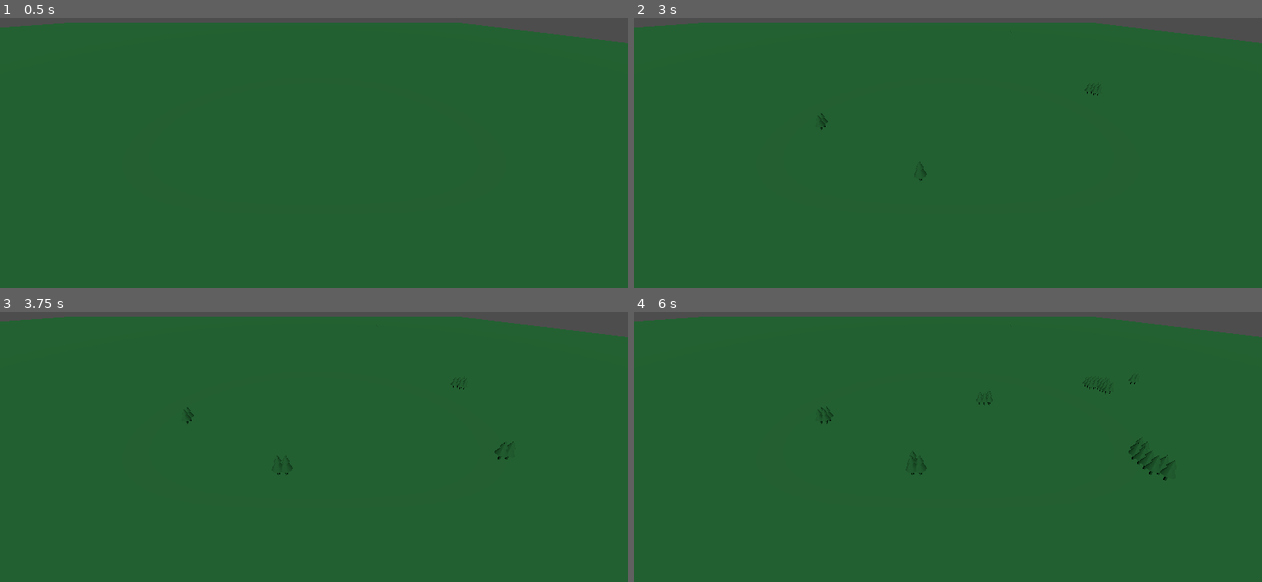
Above: before the commit, frames 1-4 (two rows, left to right).
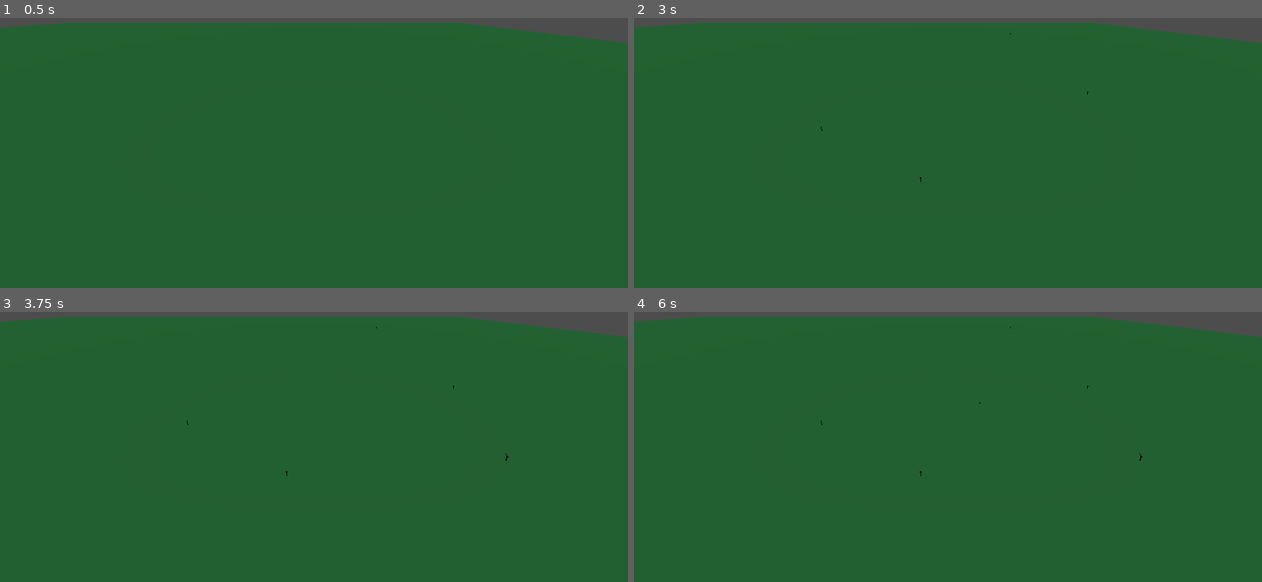
Above: after the commit, the same moments.

Repository: IsaacdmDunn/Terracorp-NGO
Game: Godot game, scene res://Scenes/Game.tscn
Two runs of this game, one before a commit and one after it. Both use one fixed random seed, a clock stepped at 60 frames per second and the inputs below. The project has no main scene, so this scene is started directly.
Inputs (mouse positions are in pixels of both pictures, inside the frame that each line leads up to):
- Up to frame 1 (0.5 s): no input
- Up to frame 2 (3 s): tap Enter at 0.5, 2 s; move the mouse to (1086, 93) at 0.52 s; press the mouse at (1086, 93) at 0.53 s; tap Space at 1.25, 2.75 s; move the mouse to (822, 128) at 1.27 s; release the mouse at (822, 128) at 1.28 s; click (822, 128) at 1.35 s; move the mouse to (1010, 34) at 2.02 s; press the mouse at (1010, 34) at 2.03 s; move the mouse to (916, 182) at 2.77 s; release the mouse at (916, 182) at 2.78 s; click (916, 182) at 2.85 s
- Up to frame 3 (3.75 s): tap Enter at 3.5 s; move the mouse to (502, 457) at 3.52 s; press the mouse at (502, 457) at 3.53 s
- Up to frame 4 (6 s): tap Space at 4.25 s; move the mouse to (759, 352) at 4.27 s; release the mouse at (759, 352) at 4.28 s; click (759, 352) at 4.35 s; move the mouse to (979, 406) at 5.02 s; press the mouse at (979, 406) at 5.03 s; move the mouse to (853, 317) at 5.77 s; release the mouse at (853, 317) at 5.78 s; click (853, 317) at 5.85 s

Frame 1 is identical in both runs. In frame 2, less than 0.1% of the frame differs, in the area x 29-75%, y 5-61%; in frame 3, 0.1%; in frame 4, 0.3%, in the area x 29-87%, y 5-63%.

Commit message:
plant lifecycle

Diff:
--- /dev/null
+++ b/terracorp-ngo/Models/medianPlants.tres
@@ -0,0 +1,12 @@
+[gd_resource type="MeshLibrary" load_steps=2 format=3 uid="uid://b3xghgixg6b7j"]
+
+[ext_resource type="ArrayMesh" uid="uid://cbbv0q6wnh02e" path="res://Models/testyearling.obj" id="1_g1gyi"]
+
+[resource]
+item/0/name = "Test Yearling"
+item/0/mesh = ExtResource("1_g1gyi")
+item/0/mesh_transform = Transform3D(1, 0, 0, 0, 1, 0, 0, 0, 1, 0, 0, 0)
+item/0/mesh_cast_shadow = 1
+item/0/shapes = []
+item/0/navigation_mesh_transform = Transform3D(1, 0, 0, 0, 1, 0, 0, 0, 1, 0, 0, 0)
+item/0/navigation_layers = 1
--- /dev/null
+++ b/terracorp-ngo/Models/smallPlants.tres
@@ -0,0 +1,12 @@
+[gd_resource type="MeshLibrary" load_steps=2 format=3 uid="uid://c38upr3r3g3c"]
+
+[ext_resource type="ArrayMesh" uid="uid://h2k17ehbcgaq" path="res://Models/testsapling.obj" id="1_mt1o1"]
+
+[resource]
+item/0/name = "Test Sapling"
+item/0/mesh = ExtResource("1_mt1o1")
+item/0/mesh_transform = Transform3D(1, 0, 0, 0, 1, 0, 0, 0, 1, 0, 0, 0)
+item/0/mesh_cast_shadow = 1
+item/0/shapes = []
+item/0/navigation_mesh_transform = Transform3D(1, 0, 0, 0, 1, 0, 0, 0, 1, 0, 0, 0)
+item/0/navigation_layers = 1
--- a/terracorp-ngo/Scenes/Game.tscn
+++ b/terracorp-ngo/Scenes/Game.tscn
@@ -1,8 +1,10 @@
-[gd_scene load_steps=9 format=3 uid="uid://dsd1rafh33ei8"]
+[gd_scene load_steps=11 format=3 uid="uid://dsd1rafh33ei8"]
 
 [ext_resource type="Script" uid="uid://caxg5liixr3bo" path="res://Scripts/Data/MapData.gd" id="1_iukft"]
+[ext_resource type="MeshLibrary" uid="uid://c38upr3r3g3c" path="res://Models/smallPlants.tres" id="2_b2bpf"]
 [ext_resource type="Script" uid="uid://cq6t8tljjui5u" path="res://Scripts/Control/PlayerCameraControl.gd" id="2_gl6un"]
 [ext_resource type="MeshLibrary" uid="uid://cxbbgd3dnmdhx" path="res://Models/new_mesh_library.tres" id="2_j5yw3"]
+[ext_resource type="MeshLibrary" uid="uid://b3xghgixg6b7j" path="res://Models/medianPlants.tres" id="3_7lihs"]
 
 [sub_resource type="Gradient" id="Gradient_iukft"]
 
@@ -35,16 +37,22 @@
 [node name="Moss" type="GridMap" parent="Map Container"]
 
 [node name="Small Plants1" type="GridMap" parent="Map Container"]
+mesh_library = ExtResource("2_b2bpf")
 
 [node name="Small Plants2" type="GridMap" parent="Map Container"]
+mesh_library = ExtResource("2_b2bpf")
 
 [node name="Small Plants3" type="GridMap" parent="Map Container"]
+mesh_library = ExtResource("2_b2bpf")
 
 [node name="Small Plants4" type="GridMap" parent="Map Container"]
+mesh_library = ExtResource("2_b2bpf")
 
 [node name="Med Plants1" type="GridMap" parent="Map Container"]
+mesh_library = ExtResource("3_7lihs")
 
 [node name="Med Plants2" type="GridMap" parent="Map Container"]
+mesh_library = ExtResource("3_7lihs")
 
 [node name="Trees" type="GridMap" parent="Map Container"]
 mesh_library = ExtResource("2_j5yw3")
--- a/terracorp-ngo/Scripts/Characters/Plant.gd
+++ b/terracorp-ngo/Scripts/Characters/Plant.gd
@@ -9,3 +9,21 @@
 var plantType: PlantType
 var modelID = 0
 var plantName = ""
+var growthAmount = 0
+var fertileAllowed = false
+
+func Ready() -> void:
+	plantType = PlantType.SmallPlant
+	health = 10
+	growthAmount = 0
+	fertileAllowed = false
+func Update():
+	growthAmount +=10
+	if growthAmount > 250:
+		plantType = PlantType.MedianPlant
+	elif growthAmount > 100:
+		plantType = PlantType.TreePlant
+	if growthAmount > 500:
+		fertileAllowed = true
+	health-=1
+	pass
--- a/terracorp-ngo/Scripts/Data/MapData.gd
+++ b/terracorp-ngo/Scripts/Data/MapData.gd
@@ -4,8 +4,10 @@
 var Maps: Array[GridMap]
 var Tiles: Array[Tile]
 var heightNoise = NoiseTexture2D.new()
+
+
 func _ready() -> void:
-	add_to_group("MapData2")
+	add_to_group("MapData")
 	InitResourcePerlinMap()
 	InitMaps()
 	InitTiles()
@@ -41,14 +43,16 @@
 	print(pos)
 	var testTree = Node3D.new()
 	testTree.set_script(load("res://Scripts/Characters/Trees/TestTree.gd"))
-	$Trees.set_cell_item(Vector3i(pos.x,0,pos.z),0,0)
-	Tiles[(pos.x * Mapsize.x) + pos.z].plants[7] = testTree
-
+	Maps[6].set_cell_item(Vector3i(pos.x,0,pos.z),0,0)
+	Tiles[(pos.x * Mapsize.x) + pos.z].plants[4] = testTree
+	Tiles[(pos.x * Mapsize.x) + pos.z].plants[4].Ready()
+	Tiles[(pos.x * Mapsize.x) + pos.z].plants[4].growthAmount = 50
 func PosInMapBounds(pos):
 	if pos.x > Mapsize.x-1 or pos.y > Mapsize.y-1 or pos.x < 0 or pos.y < 0:
 		return false
 	else:
 		return true
+
 func UpdateMap():
 	for i in 128:
 		Tiles[count + i].UpdateTile()
@@ -81,7 +85,7 @@
 				nutrientsToAdd.SoilNutrients.append(Vector2(nutrientTypes, heightNoise.noise.get_noise_2d(x + (nutrientTypes + 1 * Mapsize.x),y + (nutrientTypes + 1 * Mapsize.y)))) #change to perlin
 			tileToAdd.nutrients = nutrientsToAdd
 			tileToAdd.tilePosition = Vector2i(x,y)
-			tileToAdd.mapRef = get_tree().get_first_node_in_group("MapData2")
+			tileToAdd.mapRef = get_tree().get_first_node_in_group("MapData")
 			tileToAdd._ready()
 			Tiles.append(tileToAdd)
 
--- a/terracorp-ngo/Scripts/Data/Tile.gd
+++ b/terracorp-ngo/Scripts/Data/Tile.gd
@@ -16,9 +16,45 @@
 		plants.append(null)
 
 func UpdateTile():
+	for p in plants.size():
+		if plants[p] != null:
+
+			if plants[p].fertileAllowed == true:
+				SpreadPlant()
+			plants[p].Update()
+			UpdatePlant(p)
+
+
+
+#adds plant to layer on tile
+func AddPlant(plantLayer: int, plant:Plant):
+	plants[plantLayer] = plant
+	plants[plantLayer].Ready()
+
+#updates plant
+func UpdatePlant(plantID):
+	#grow from small plant to med
+	if plants[plantID].plantType == plants[plantID].PlantType.MedianPlant:
+		if plants[6] == null:
+			plants[6] = plants[plantID]
+			mapRef.get_child(3).set_cell_item(Vector3i(tilePosition.x,0,tilePosition.y),-1,0)
+			mapRef.get_child(6).set_cell_item(Vector3i(tilePosition.x,0,tilePosition.y),0,0)
+			KillPlant(plants[plantID], plantID)
+	#grow med plant to large
+	elif plants[plantID].plantType == plants[plantID].PlantType.TreePlant:
+		if plants[7] == null:
+			plants[7] = plants[plantID]
+			mapRef.get_child(6).set_cell_item(Vector3i(tilePosition.x,0,tilePosition.y),-1,0)
+			mapRef.get_child(9).set_cell_item(Vector3i(tilePosition.x,0,tilePosition.y),0,0)
+			KillPlant(plants[plantID], plantID)
+	elif plants[plantID].health < 0:
+		KillPlant(plants[plantID],plantID)
+
+#spreads plant when fertile
+func SpreadPlant():
 	if tilePosition.y < mapRef.Mapsize.y-1 and tilePosition.x < mapRef.Mapsize.x-1 and tilePosition.x > -1 and tilePosition.y > -1:
 		for i in plants.size():
-			if randi_range(1,1) == 1 and plants[i] != null: #if ready to grow and tile has plant
+			if randi_range(1,8) == 1 and plants[i] != null: #if ready to grow and tile has plant
 				#spread to adj
 				var rNum = randi_range(0,3)
 				if rNum == 0:
@@ -30,12 +66,14 @@
 				if rNum == 3:
 					SpreadPlantToAdjTile(Vector2i(0,-1), i)
 
-#adds plant to layer on tile
-func AddPlant(plantLayer: int, plant:Plant):
-	plants[plantLayer] = plant
-
 #sets plant to adj tile
 func SpreadPlantToAdjTile(posOffset: Vector2i, plantLayer: int):
 	var pos = (tilePosition.x * mapRef.Mapsize.x) + (tilePosition.y)
 	mapRef.Tiles[pos + (posOffset.x * mapRef.Mapsize.x) + posOffset.y].AddPlant(plantLayer, plants[plantLayer])
-	mapRef.get_child(9).set_cell_item(Vector3i(tilePosition.x + posOffset.x,0,tilePosition.y + posOffset.y),0,0)
+	mapRef.get_child(3).set_cell_item(Vector3i(tilePosition.x + posOffset.x,0,tilePosition.y + posOffset.y),0,0)
+
+#kills plant
+func KillPlant(plant, plantLayer:int):
+	plant = null
+	mapRef.get_child(plantLayer - 2).set_cell_item(Vector3i(tilePosition.x,0,tilePosition.y),-1,0)
+	plants[plantLayer] = null
Not shown, added: terracorp-ngo/Models/testsapling.mtl
Not shown, added: terracorp-ngo/Models/testsapling.obj
Not shown, added: terracorp-ngo/Models/testsapling.obj.import
Not shown, added: terracorp-ngo/Models/testyearling.mtl
Not shown, added: terracorp-ngo/Models/testyearling.obj
Not shown, added: terracorp-ngo/Models/testyearling.obj.import
Not shown, added: terracorp-ngo/Models/testsapling.blend
Not shown, added: terracorp-ngo/Models/testyearling.blend
Not shown, added: terracorp-ngo/Models/testyearling.blend1
